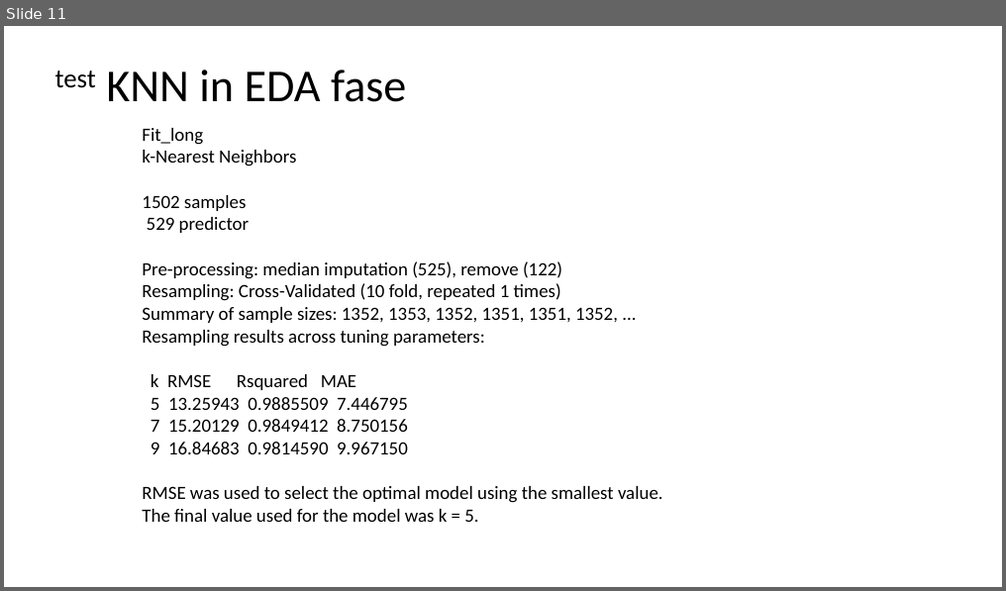
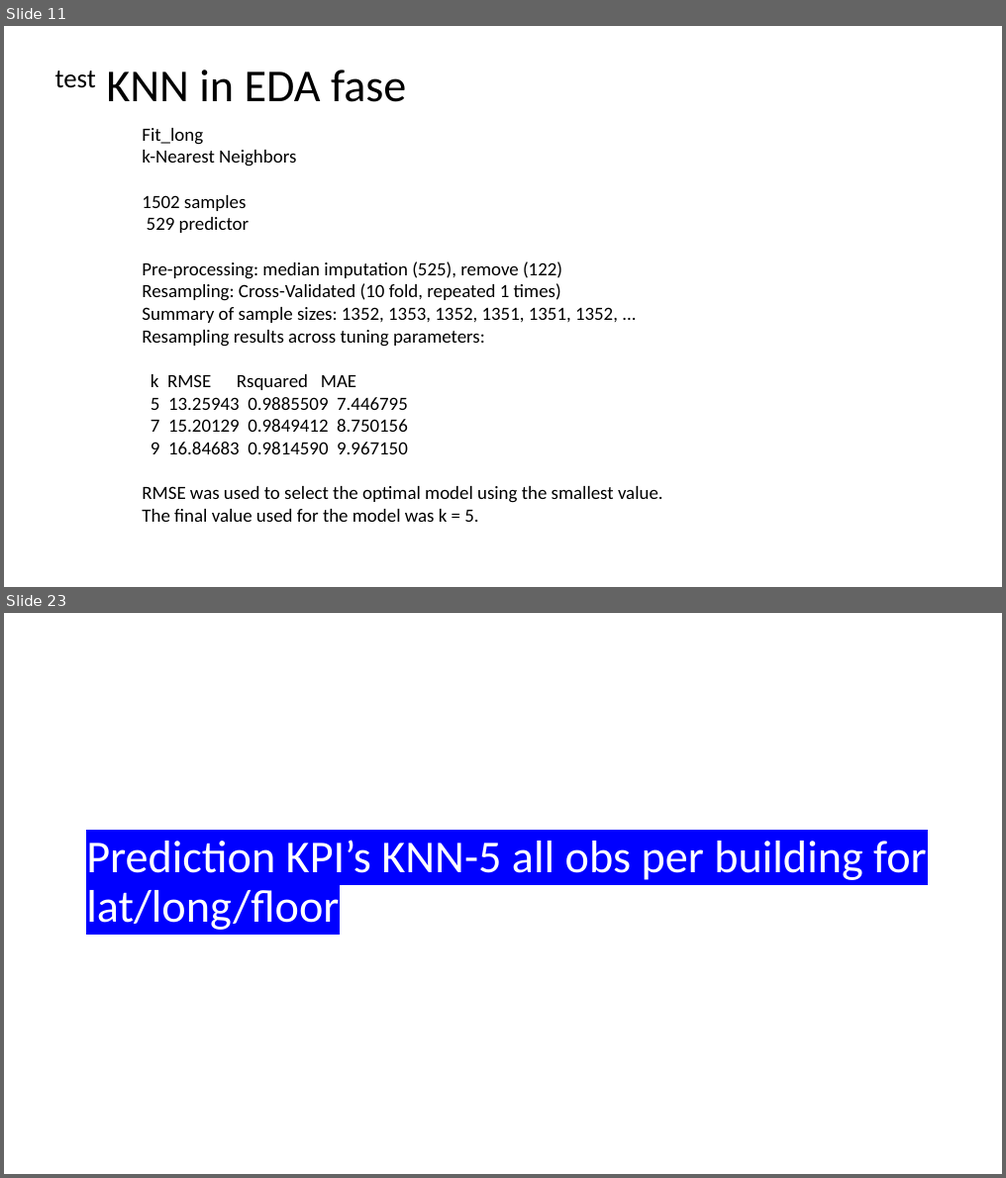
Before and after one commit to NatasjaFortuin/Wifi-locationing, a slide deck: Data etc/Log.pptx. Shown one above the other, each under a label of ours: slide 11 before the commit, slides 11 and 23 after it; the slides between them are not shown. The pictures are 1006x591 and 1006x1178 pixels, drawn with LibreOffice and Linux fonts; fonts in the diff are those of the drawing. Boxes give left, top, right and bottom in pixels: in the first picture for what was removed or moved away, otherwise in the second. Text is boxed around its words. In the diff, an @@ line names an element or a change of style, - is before the commit and + after.

```diff
--- a/Data etc/Log.pptx
+++ b/Data etc/Log.pptx
@@ slide 23 added at <box>4,613,1002,1174</box>, background #FFFFFF @@
@@ title added at <box>86,840,927,930</box>, 44 pt, text #FFFFFF @@
+Prediction KPI’s KNN-5 all obs per building for lat/long/floor
```
Also in this commit, not shown: 6 slides changed, 10 other slides added, 41 other files.
